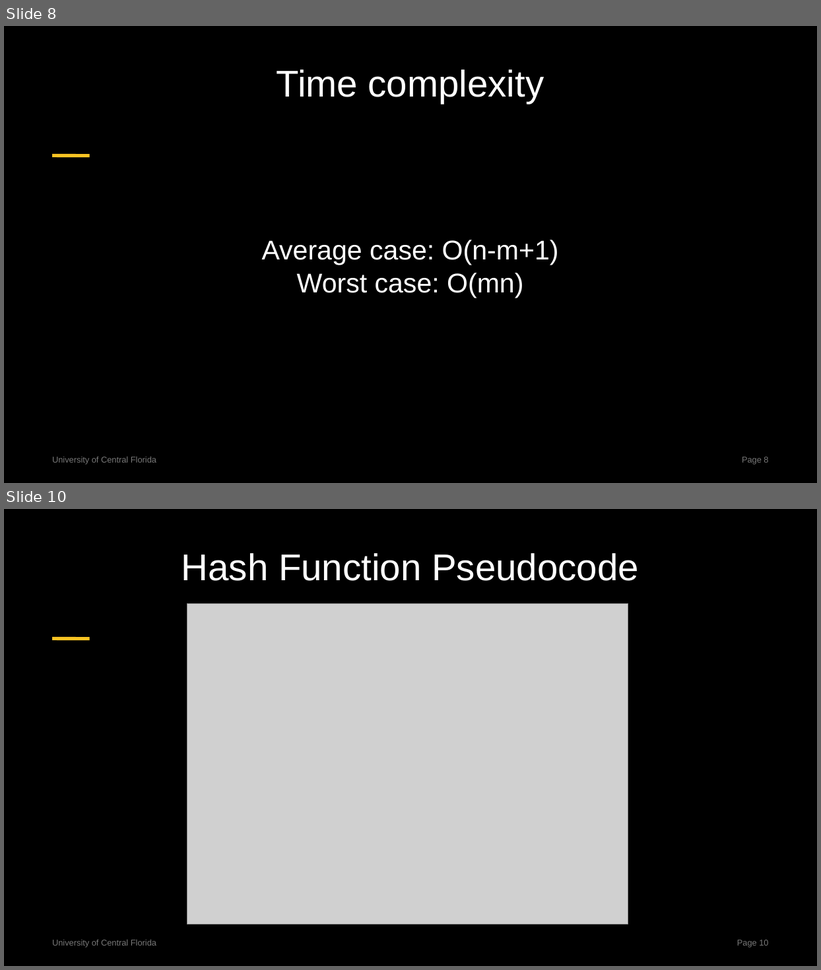
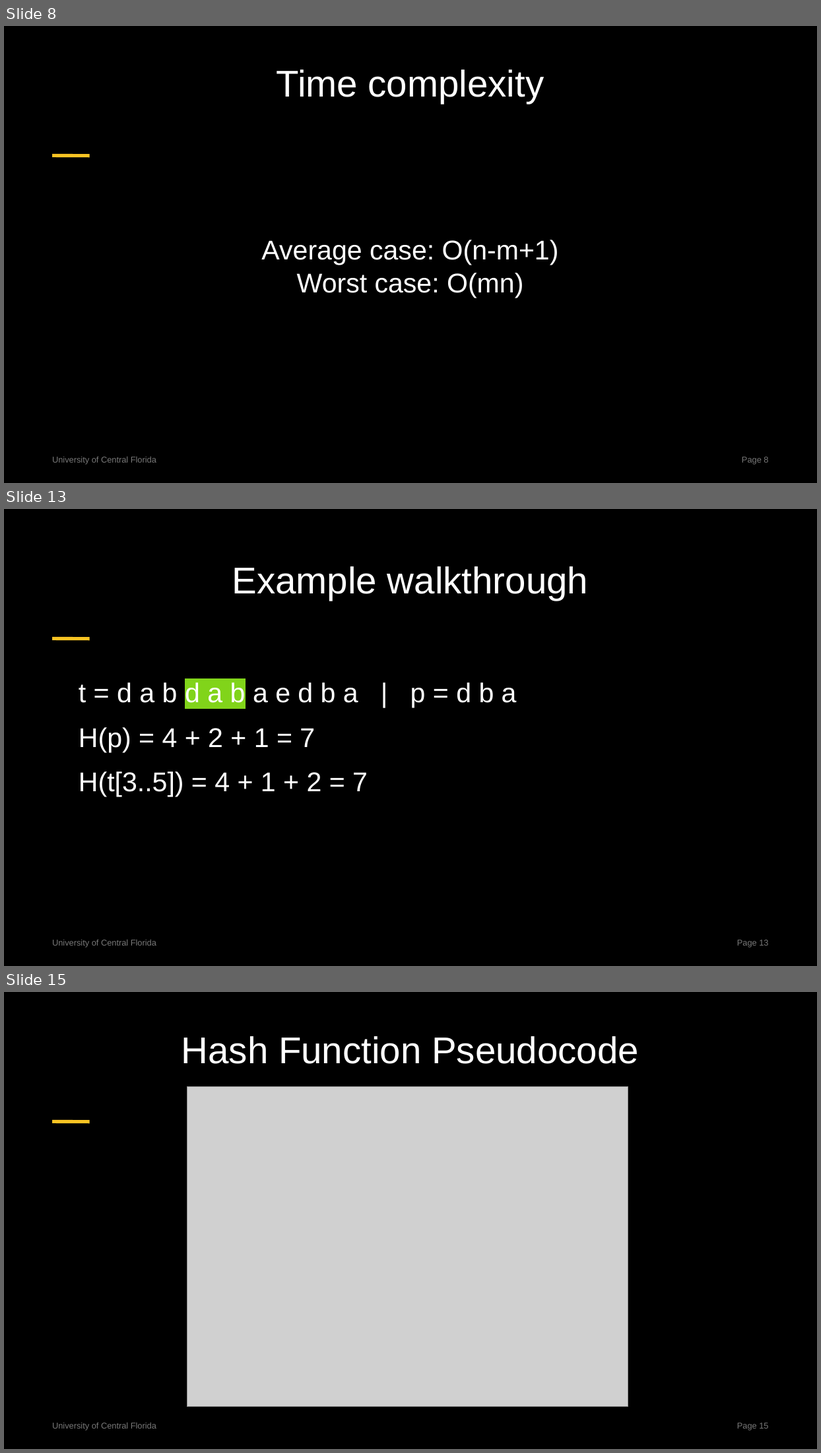
Before and after one commit to centuryhopper/Fall2022CourseContents, a slide deck: CAP6515/paper_presentation_files/rabin-karp-presentation.pptx. Shown one above the other, each under a label of ours: slides 8 and 10 before the commit, slides 8, 13 and 15 after it; the slides between them are not shown. The pictures are 821x970 and 821x1453 pixels, drawn with LibreOffice and Linux fonts; fonts in the diff are those of the drawing; grey boxes stand for pictures. Boxes give left, top, right and bottom in pixels: in the first picture for what was removed or moved away, otherwise in the second. Text is boxed around its words. In the diff, an @@ line names an element or a change of style, - is before the commit and + after.

```diff
--- a/CAP6515/paper_presentation_files/rabin-karp-presentation.pptx
+++ b/CAP6515/paper_presentation_files/rabin-karp-presentation.pptx
@@ slide 13 added at [4, 509, 817, 966], background #000000; not listed: 3 template elements that a slide beside it also shows @@
@@ title added at [232, 566, 588, 600], 44 pt, text #FFFFFF @@
+Example walkthrough
@@ text added at [79, 683, 517, 797], 32 pt, text #FFFFFF @@
+t = d a b d a b a e d b a | p = d b a
+H(p) = 4 + 2 + 1 = 7
+H(t[3..5]) = 4 + 1 + 2 = 7
@@ what was slide 10 is now slide 15 @@
@@ page number at [737, 1423, 768, 1431]: text changed @@
-Page 10
+Page 15
```
Also in this commit, not shown: 5 slides changed, 4 other slides added.
